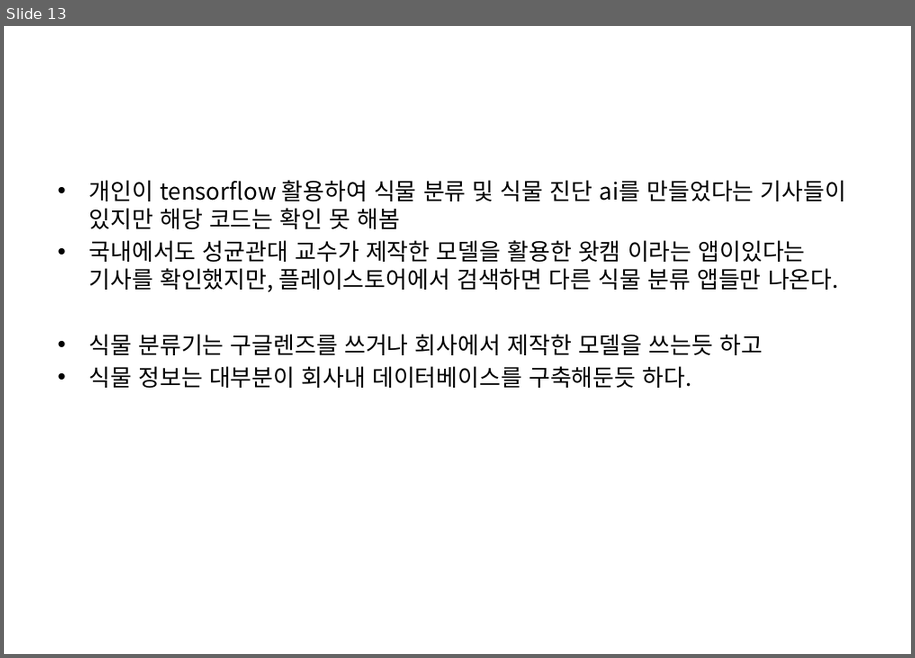
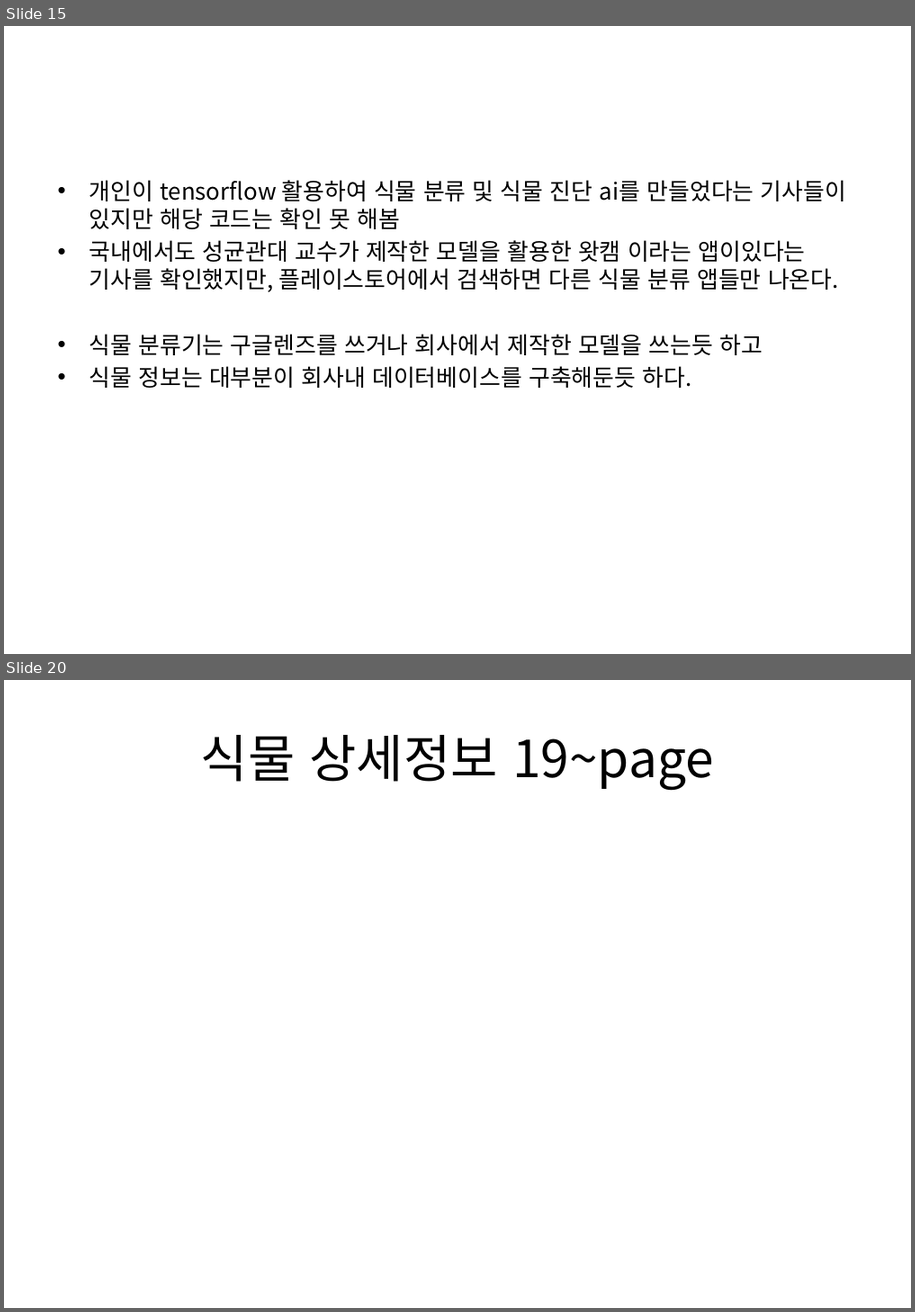
Before and after one commit to s45000/FlowerManage, a slide deck: 꽃어플리케이션.pptx. Shown one above the other, each under a label of ours: slide 13 before the commit, slides 15 and 20 after it; the slides between them are not shown. The pictures are 915x658 and 915x1312 pixels, drawn with LibreOffice and Linux fonts; fonts in the diff are those of the drawing. Boxes give left, top, right and bottom in pixels: in the first picture for what was removed or moved away, otherwise in the second. Text is boxed around its words. In the diff, an @@ line names an element or a change of style, - is before the commit and + after.

```diff
--- a/꽃어플리케이션.pptx
+++ b/꽃어플리케이션.pptx
@@ slide 20 added at (x1=4, y1=680, x2=911, y2=1308), background #FFFFFF @@
@@ title added at (x1=201, y1=735, x2=714, y2=791), 44 pt, text #000000 @@
+식물 상세정보 19~page
@@ what was slide 13 is now slide 15 @@
```
Also in this commit, not shown: 1 slide changed, 8 other slides added, 1 slide removed, 3 other files.
